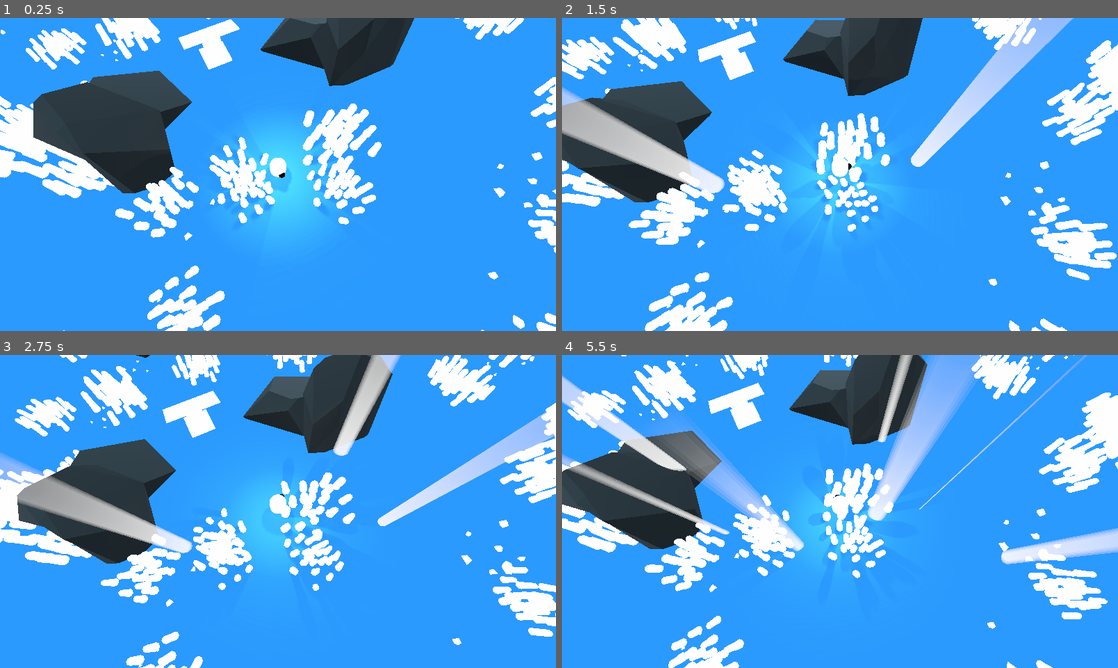
Above: before the commit, frames 1-4 (two rows, left to right).
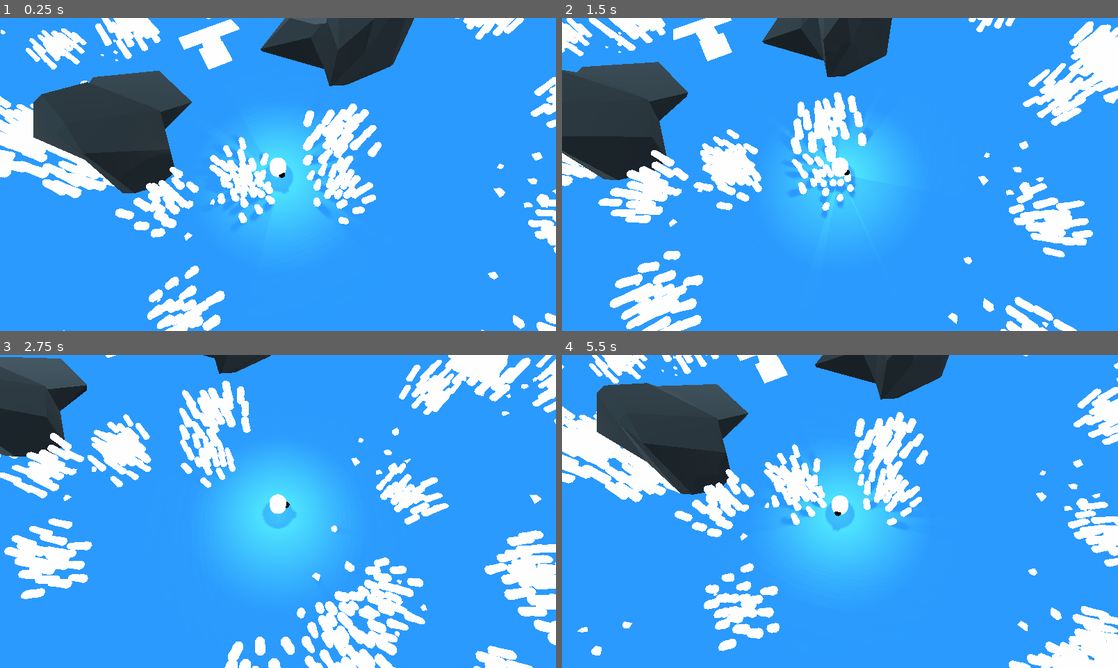
Above: after the commit, the same moments.

Repository: jotson/advjam2022
Game: Godot game, scene res://game/checkin/Checkin.tscn
Two runs of this game, one before a commit and one after it. Both use one fixed random seed, a clock stepped at 60 frames per second and the inputs below.
Inputs (mouse positions are in pixels of both pictures, inside the frame that each line leads up to):
- Up to frame 1 (0.25 s): no input
- Up to frame 2 (1.5 s): move the mouse to (962, 158) at 0.52 s; hold D (right) 0.53-1.28 s; click (962, 158) at 0.67 s; move the mouse to (728, 190) at 1.27 s; hold S (down) from 1.28 s (still down); click (728, 190) at 1.42 s
- Up to frame 3 (2.75 s): move the mouse to (333, 442) at 2.02 s; release S (down) at 2.03 s; hold D (right) from 2.03 s (still down); click (333, 442) at 2.17 s
- Up to frame 4 (5.5 s): move the mouse to (812, 574) at 2.77 s; release D (right) at 2.78 s; hold W (up) 2.78-3.53 s; click (812, 574) at 2.92 s; move the mouse to (1006, 558) at 3.52 s; hold A (left) 3.53-5.03 s; click (1006, 558) at 3.67 s; move the mouse to (673, 464) at 4.27 s; click (673, 464) at 4.42 s; move the mouse to (867, 511) at 5.02 s; hold S (down) from 5.03 s (still down); click (867, 511) at 5.17 s

The runs differ from the first frame. In frame 1, less than 0.1% of the frame differs, in the area x 47-53%, y 46-56%; in frame 2, 31%; in frame 3, 43%, in the area x 0-100%, y 0-100%; in frame 4, 42%.

Commit message:
Checkin states

Diff:
--- a/game/checkin/Checkin.gd
+++ b/game/checkin/Checkin.gd
@@ -3,15 +3,22 @@
 func _ready():
 	Game.CurrentCamera = $Camera
 	Game.Player = $Player
-	Game.State.kiosk.visited = true
+	Game.State.checkin.visited = true
 
 
 func _on_KioskArea_body_entered(body):
 	$Kiosk/idleSound.stop()
-	$Kiosk/welcomeSound.play()
-	Game.State.kiosk.completed = true
+	if Game.State.checkin.completed:
+		$Kiosk/KioskAnim.play("youcandoit")
+	else:
+		$Kiosk/KioskAnim.play("welcome")
 
 
 func _on_KioskArea_body_exited(body):
 	$Kiosk/idleSound.play()
-	$Kiosk/welcomeSound.stop()
+	$Kiosk/KioskAnim.stop()
+
+
+func _on_KioskAnim_animation_finished(anim_name):
+	if anim_name == "welcome":
+		Game.State.checkin.completed = true
--- a/game/checkin/Checkin.tscn
+++ b/game/checkin/Checkin.tscn
@@ -9,9 +9,51 @@
 [ext_resource path="res://game/Sun.tscn" type="PackedScene" id=7]
 [ext_resource path="res://game/checkin/kiosk.tscn" type="PackedScene" id=8]
 [ext_resource path="res://game/ground/boulder.tscn" type="PackedScene" id=9]
+[ext_resource path="res://game/dialog/step-through.ogg" type="AudioStream" id=10]
+[ext_resource path="res://game/dialog/you-can-do-it.ogg" type="AudioStream" id=11]
 
 [sub_resource type="BoxShape" id=1]
 extents = Vector3( 2, 2, 2 )
+
+[sub_resource type="Animation" id=2]
+resource_name = "welcome"
+length = 42.0
+tracks/0/type = "audio"
+tracks/0/path = NodePath("dialog")
+tracks/0/interp = 1
+tracks/0/loop_wrap = true
+tracks/0/imported = false
+tracks/0/enabled = true
+tracks/0/keys = {
+"clips": [ {
+"end_offset": 0.0,
+"start_offset": 0.0,
+"stream": ExtResource( 3 )
+}, {
+"end_offset": 0.0,
+"start_offset": 0.0,
+"stream": ExtResource( 10 )
+} ],
+"times": PoolRealArray( 0, 35.1 )
+}
+
+[sub_resource type="Animation" id=3]
+resource_name = "youcandoit"
+length = 7.0
+tracks/0/type = "audio"
+tracks/0/path = NodePath("dialog")
+tracks/0/interp = 1
+tracks/0/loop_wrap = true
+tracks/0/imported = false
+tracks/0/enabled = true
+tracks/0/keys = {
+"clips": [ {
+"end_offset": 0.0,
+"start_offset": 0.0,
+"stream": ExtResource( 11 )
+} ],
+"times": PoolRealArray( 0.1 )
+}
 
 [node name="Checkin" type="Spatial"]
 script = ExtResource( 2 )
@@ -37,9 +79,9 @@
 [node name="CollisionShape" type="CollisionShape" parent="Kiosk/KioskArea"]
 shape = SubResource( 1 )
 
-[node name="welcomeSound" type="AudioStreamPlayer3D" parent="Kiosk"]
+[node name="dialog" type="AudioStreamPlayer3D" parent="Kiosk"]
 transform = Transform( 1, 0, 0, 0, 1, 0, 0, 0, 1, 0, 4, 0 )
-stream = ExtResource( 3 )
+stream = ExtResource( 11 )
 unit_size = 50.0
 bus = "Sfx"
 
@@ -50,6 +92,10 @@
 unit_size = 50.0
 autoplay = true
 bus = "Sfx"
+
+[node name="KioskAnim" type="AnimationPlayer" parent="Kiosk"]
+anims/welcome = SubResource( 2 )
+anims/youcandoit = SubResource( 3 )
 
 [node name="boulder" parent="." instance=ExtResource( 9 )]
 transform = Transform( 0.76545, 0, -0.643496, 0, 1, 0, 0.643496, 0, 0.76545, 8.52055, -0.499982, -7.00531 )
@@ -70,3 +116,4 @@
 
 [connection signal="body_entered" from="Kiosk/KioskArea" to="." method="_on_KioskArea_body_entered"]
 [connection signal="body_exited" from="Kiosk/KioskArea" to="." method="_on_KioskArea_body_exited"]
+[connection signal="animation_finished" from="Kiosk/KioskAnim" to="." method="_on_KioskAnim_animation_finished"]
--- a/game/player/Player.gd
+++ b/game/player/Player.gd
@@ -1,8 +1,8 @@
 extends KinematicBody
 
 const HEIGHT = 1.5
-const MAX_SPEED = 5
-const ACCELERATION = 20
+const MAX_SPEED = 6
+const ACCELERATION = 60
 
 const Waypoint = preload("res://game/waypoint/Waypoint.tscn")
 
@@ -16,7 +16,50 @@
 
 
 func _physics_process(delta):
-	get_player_input()
+	#click_to_move_controller(delta)
+	wasd_controller(delta)
+
+	if linear_velocity.length() > MAX_SPEED:
+		linear_velocity = linear_velocity.normalized() * MAX_SPEED
+
+	if linear_velocity.length() > 0:
+		linear_velocity = move_and_slide(linear_velocity, Vector3.UP)
+		update_player_heading(linear_velocity)
+
+	var floating_offset = sin(OS.get_ticks_msec() / 200.0) * 0.25
+	$body.translation.y = HEIGHT + floating_offset
+
+
+func wasd_controller(delta: float):
+	var direction: Vector3
+
+	if Input.is_action_pressed("up"):
+		direction += -Game.CurrentCamera.transform.basis.z
+	if Input.is_action_pressed("down"):
+		direction += Game.CurrentCamera.transform.basis.z
+	if Input.is_action_pressed("left"):
+		direction += -Game.CurrentCamera.transform.basis.x
+	if Input.is_action_pressed("right"):
+		direction += Game.CurrentCamera.transform.basis.x
+
+	direction.y = 0
+	direction = direction.normalized()
+
+	if direction.length():
+		linear_velocity += direction * ACCELERATION * delta
+	else:
+		linear_velocity *= 0.9
+
+
+func click_to_move_controller(delta: float):
+	if Input.is_mouse_button_pressed(1):
+		var mouse_position = get_viewport().get_mouse_position()
+		var camera = Game.CurrentCamera
+		var plane = Plane(Vector3(0,1,0), 0)
+		var from = camera.project_ray_origin(mouse_position)
+		target_position = plane.intersects_ray(from, camera.project_ray_normal(mouse_position))
+		target_position.y = HEIGHT
+		moving = true
 
 	var direction = (target_position - translation).normalized()
 	var distance = (target_position - translation).length()
@@ -27,31 +70,6 @@
 			moving = false
 	else:
 		linear_velocity *= 0.9
-
-	if linear_velocity.length() > MAX_SPEED:
-		linear_velocity = direction * MAX_SPEED
-
-	if linear_velocity.length() > 0:
-		linear_velocity = move_and_slide(linear_velocity, Vector3.UP)
-		update_player_heading(linear_velocity)
-
-	var floating_offset = sin(OS.get_ticks_msec() / 200.0) * 0.25
-	$body.translation.y = HEIGHT + floating_offset
-
-
-func get_player_input():
-	if Input.is_mouse_button_pressed(1):
-		var mouse_position = get_viewport().get_mouse_position()
-		var camera = Game.CurrentCamera
-		var plane = Plane(Vector3(0,1,0), 0)
-		var from = camera.project_ray_origin(mouse_position)
-		target_position = plane.intersects_ray(from, camera.project_ray_normal(mouse_position))
-		target_position.y = HEIGHT
-		moving = true
-
-		var w = Waypoint.instance()
-		w.translation = target_position
-		get_tree().current_scene.add_child(w)
 
 
 func update_player_heading(direction: Vector3):
--- a/game/player/Player.tscn
+++ b/game/player/Player.tscn
@@ -33,7 +33,7 @@
 mesh = SubResource( 3 )
 
 [node name="LightTop" type="OmniLight" parent="body"]
-transform = Transform( 1, 0, 0, 0, -4.37114e-08, 1, 0, -1, -4.37114e-08, 0, -1.67948e-07, -2.84221 )
+transform = Transform( 1, 0, 0, 0, -4.37114e-08, 1, 0, -1, -4.37114e-08, 0, -1.46697e-07, -2.35604 )
 layers = 2
 light_energy = 3.0
 shadow_enabled = true
--- a/singletons/Game.gd
+++ b/singletons/Game.gd
@@ -9,31 +9,11 @@
 var Player = null
 
 var State = {
-	"kiosk": {
+	"checkin": {
 		"visited": false,
 		"completed": false
 	},
 	"limbo": {
-		"visited": false,
-		"completed": false
-	},
-	"regret": {
-		"visited": false,
-		"completed": false
-	},
-	"area2": {
-		"visited": false,
-		"completed": false
-	},
-	"area3": {
-		"visited": false,
-		"completed": false
-	},
-	"area4": {
-		"visited": false,
-		"completed": false
-	},
-	"area5": {
 		"visited": false,
 		"completed": false
 	},
Not shown: 1 places in game/checkin/Checkin.tscn that only renumber resources
Not shown, added: game/dialog/step-through.ogg.import
Not shown, added: game/dialog/step-through.ogg
Not shown, changed: game/sfx/exhale.ogg
